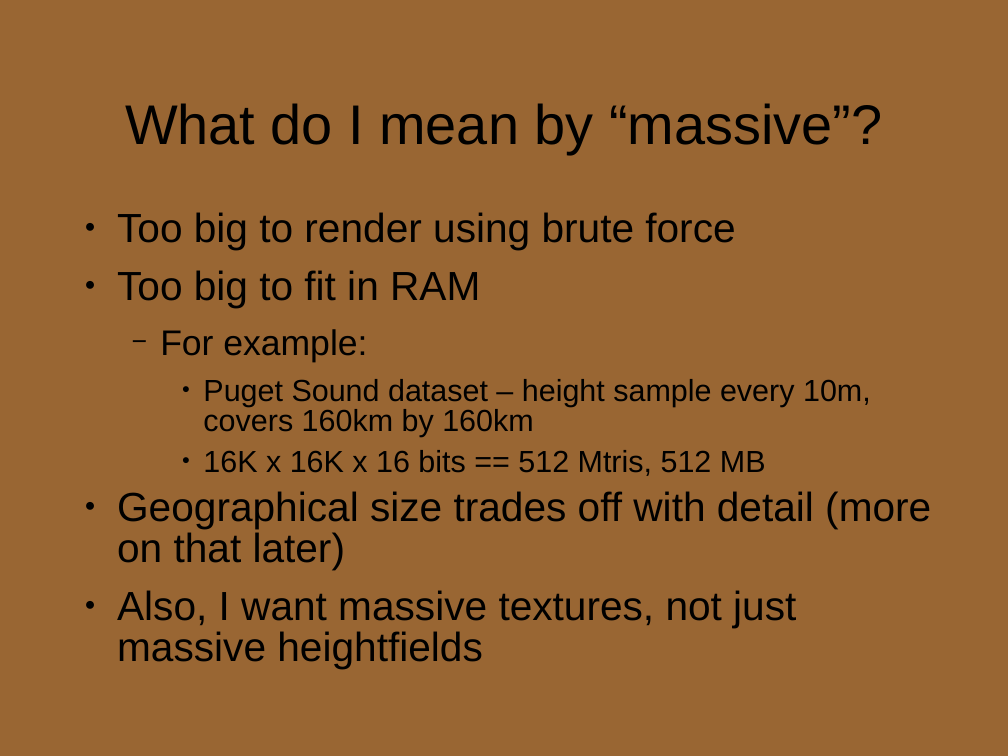
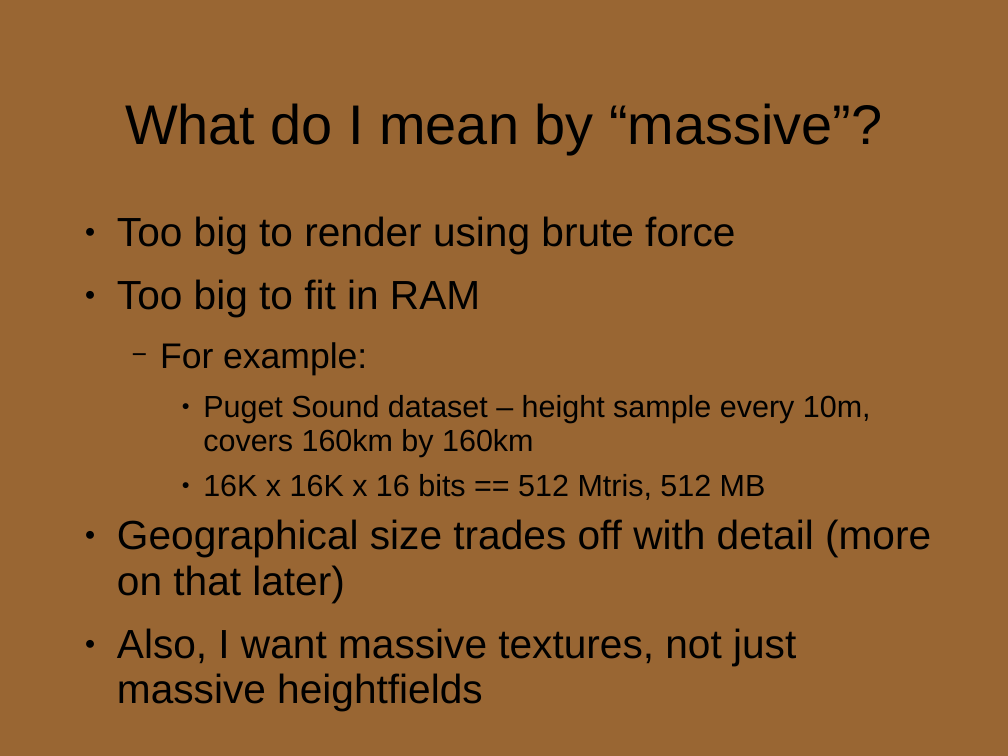
Before and after one commit to technosaurus/gameswf, a slide deck: slide 2 of tu-testbed/docs/sig-preso.ppt. Drawn at 1008x756 pixels with LibreOffice and Linux fonts; fonts in the diff are those of the drawing. Boxes give left, top, right and bottom in pixels: in the first picture for what was removed or moved away, otherwise in the second. Text is boxed around its words. In the diff, an @@ line names an element or a change of style, - is before the commit and + after.

```diff
--- a/tu-testbed/docs/sig-preso.ppt
+++ b/tu-testbed/docs/sig-preso.ppt
@@ text "Too big to render using ..." at [117,216,931,711]: line spacing 0.83 to 0.93; indent changed @@
```
Also in this commit, not shown: 4 other slides changed, 10 other files.
